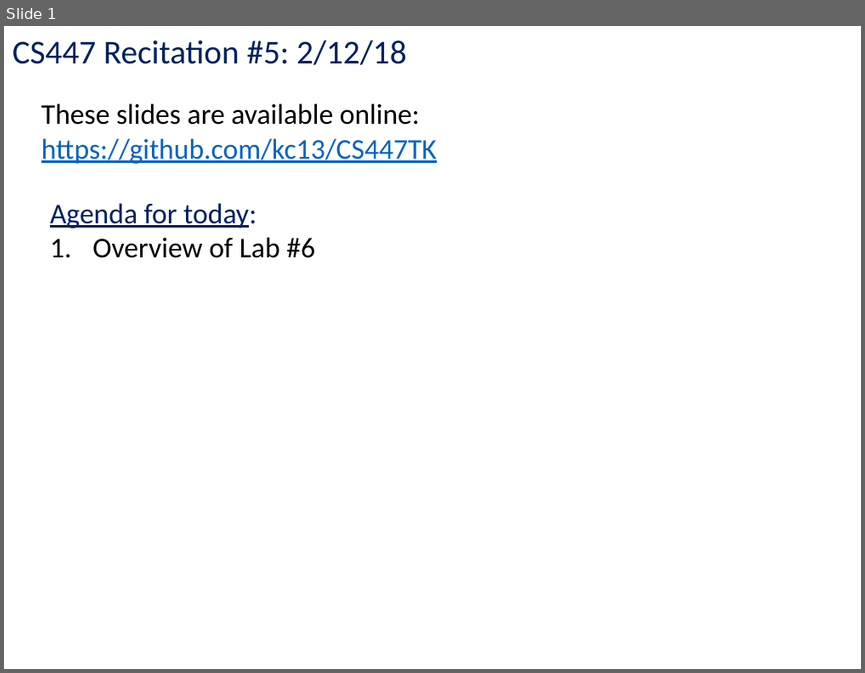
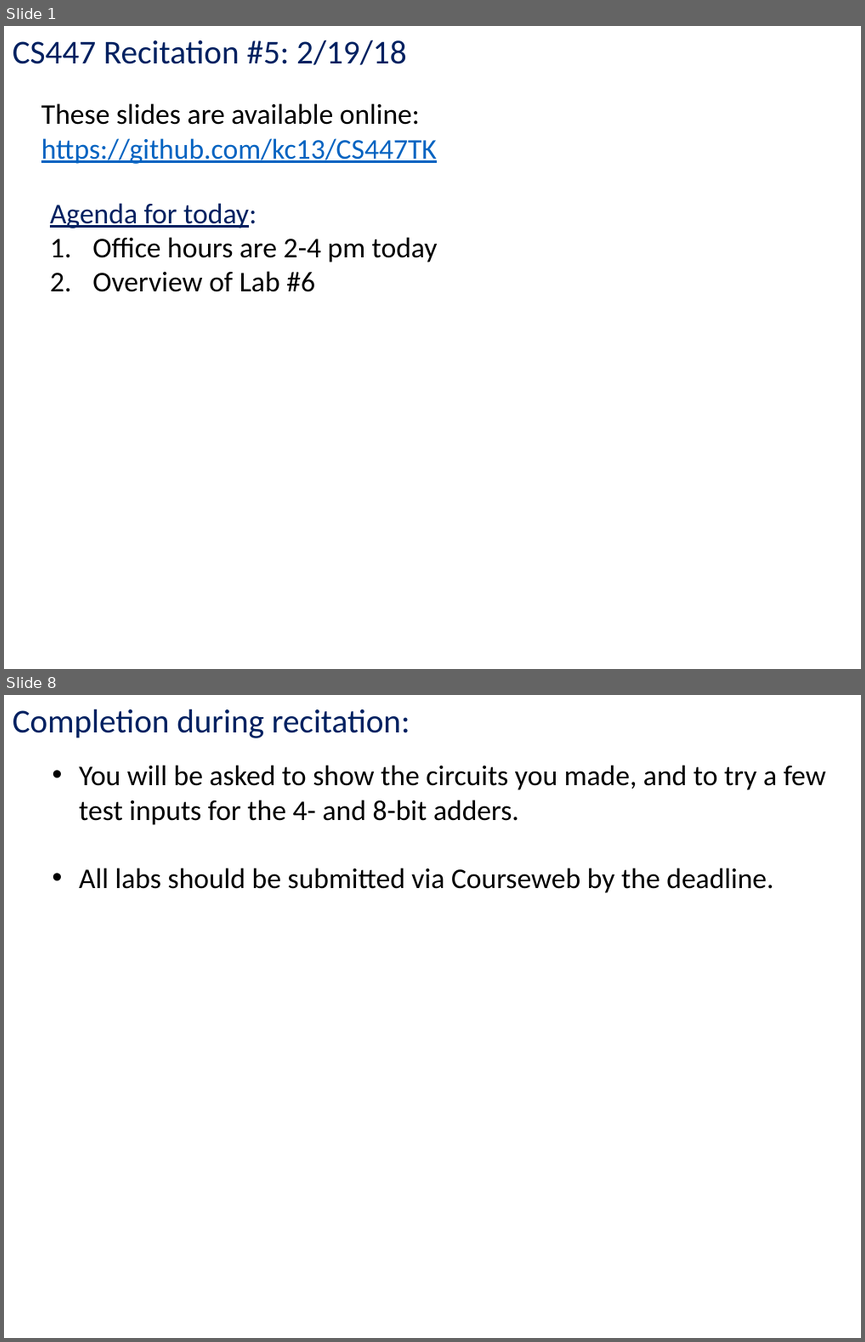
Before and after one commit to kc13/CS447TK, a slide deck: cs447tk_rec5_lab6_feb19.pptx. Shown one above the other, each under a label of ours: slide 1 before the commit, slides 1 and 8 after it; the slides between them are not shown. The pictures are 865x673 and 865x1342 pixels, drawn with LibreOffice and Linux fonts; fonts in the diff are those of the drawing. Boxes give left, top, right and bottom in pixels: in the first picture for what was removed or moved away, otherwise in the second. Text is boxed around its words. In the diff, an @@ line names an element or a change of style, - is before the commit and + after.

```diff
--- a/cs447tk_rec5_lab6_feb19.pptx
+++ b/cs447tk_rec5_lab6_feb19.pptx
@@ slide 8 added at [4,695,861,1338], background #FFFFFF @@
@@ text added at [12,709,410,738], 28 pt, text #002060 @@
+Completion during recitation:
@@ text added at [79,765,826,893], 24 pt, text #000000 @@
+• You will be asked to show the circuits you made, and to try a few test inputs for the 4- and 8-bit adders.
+• All labs should be submitted via Courseweb by the deadline.
@@ slide 1 changed as well @@
@@ text at [12,40,406,65]: text changed @@
-CS447 Recitation #5: 2/12/18
+CS447 Recitation #5: 2/19/18
@@ text at [92,237,438,262]: paragraph added @@
+1. Office hours are 2-4 pm today
```
Also in this commit, not shown: 1 other slide changed, 5 other slides added, 1 slide removed.
